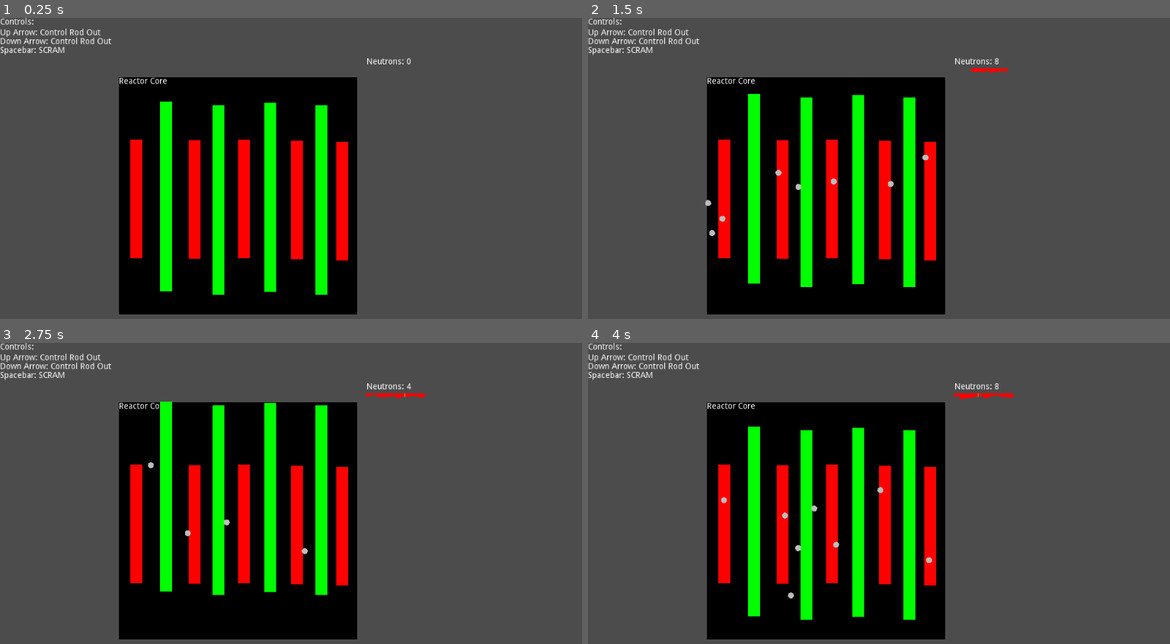
Above: before the commit, frames 1-4 (two rows, left to right).
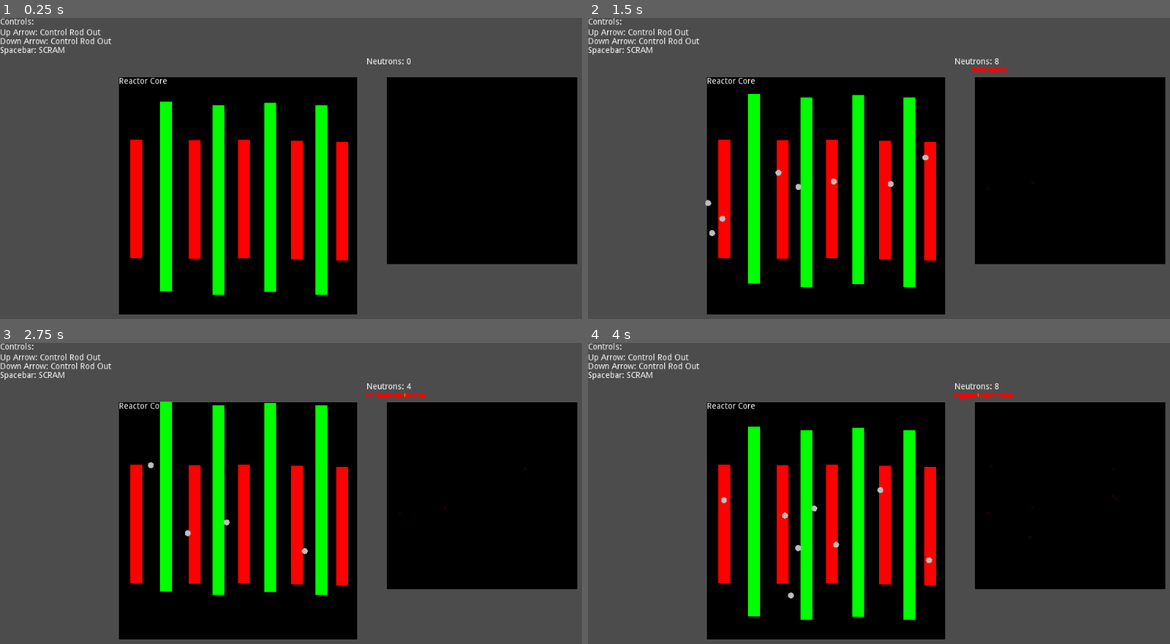
Above: after the commit, the same moments.

Repository: Wavesonics/NuclearReactor
Game: Godot game, scene res://Game.tscn
Two runs of this game, one before a commit and one after it. Both use one fixed random seed, a clock stepped at 60 frames per second and the inputs below.
Inputs:
- Up to frame 1 (0.25 s): no input
- Up to frame 2 (1.5 s): tap Enter at 0.5 s; hold Up (ui_up) 0.53-1.28 s; tap Space at 0.77 s; hold Down (ui_down) from 1.28 s (still down)
- Up to frame 3 (2.75 s): tap Space at 1.52 s; release Down (ui_down) at 2.03 s; hold Up (ui_up) from 2.03 s (still down)
- Up to frame 4 (4 s): tap Space at 3.02, 3.77 s; release Up (ui_up) at 3.53 s; hold Down (ui_down) from 3.53 s (still down)

The runs differ from the first frame. In frame 1, 20% of the frame differs, in the area x 66-100%, y 19-82%; in frame 2, 20%; in frame 3, 20%; in frame 4, 20%.

Commit message:
Very preliminary work on heat

Diff:
--- a/actors/fuel_rod/FuelRod.gd
+++ b/actors/fuel_rod/FuelRod.gd
@@ -5,16 +5,18 @@
 export(NodePath) var collision_shape_path: NodePath
 onready var collision_shape_node := get_node(collision_shape_path) as CollisionShape2D
 
+onready var reactor := get_tree().get_nodes_in_group("reactors")[0] as Reactor
+
 var neutron_field: NeutronField
 
 var rect : Rect2
 
-#const CROSS_SECTION_RELATIVISTIC := 0.99
 const CROSS_SECTION_RELATIVISTIC := 0.975
 const CROSS_SECTION_THERMAL := 0.50
 
 var _time_sinc_last_fission := 0.0
 const SPANTANEUOS_FISION_RATE := 0.5
+
 
 func _ready():
 	var size := collision_shape_node.shape.extents as Vector2
@@ -80,6 +82,7 @@
 
 func fission(fission_position: Vector2):
 	#print("fission!")
+	reactor.add_heat(fission_position)
 
 	spawn_neutron(fission_position)
 	spawn_neutron(fission_position)
--- a/actors/neutron/NeutronField.gd
+++ b/actors/neutron/NeutronField.gd
@@ -12,12 +12,6 @@
 const DRAW_RADIUS := 5
 var draw_color := Color.gray
 
-#const CROSS_SECTION_RELATIVISTIC := 0.99
-const CROSS_SECTION_RELATIVISTIC := 0.975
-const CROSS_SECTION_THERMAL := 0.50
-
-const CONTROL_CROSS_SECTION := 0.50
-
 var reactorShape: Shape2D
 var space_state: Physics2DDirectSpaceState
 
@@ -28,6 +22,7 @@
 	self.reactorShape = self.reactor.collisionShape.shape as Shape2D
 
 	self.space_state = get_world_2d().get_direct_space_state()
+
 
 func num_neutrons() -> int:
 	return neutrons.size()
@@ -50,6 +45,7 @@
 		var pos := neutron[0] as Vector2
 		var vel := neutron[1] as Vector2
 
+		# Update the neutron's position from it's velocity
 		var distanceMoved = vel * delta
 		neutron[0] = pos + distanceMoved
 
--- a/actors/reactor/Reactor.gd
+++ b/actors/reactor/Reactor.gd
@@ -6,5 +6,46 @@
 
 var collisionShape: CollisionShape2D
 
+var heat_grid_draw_pos := Vector2(-100, -100)
+const HEAT_GRID_RESOLUTION = 0.16
+var heat_grid := []
+
 func _ready():
 	self.collisionShape = core_node.get_node("CollisionShape2D") as CollisionShape2D
+	var shape := self.collisionShape.shape as RectangleShape2D
+	var width := shape.extents.x * 2.0
+	var height := shape.extents.y * 2.0
+
+	var yCells := floor(height * HEAT_GRID_RESOLUTION) as int
+	var xCells := floor(width * HEAT_GRID_RESOLUTION) as int
+
+	# Fill the grid with zeros
+	heat_grid.resize(yCells)
+	for iY in range(0, yCells, 1):
+		heat_grid[iY] = []
+		heat_grid[iY].resize(xCells)
+
+		for iX in range(0, xCells, 1):
+			heat_grid[iY][iX] = 0.0
+
+
+func add_heat(global_pos: Vector2, magnitude: float = 1.0):
+	var pos = to_local(global_pos)
+	var gridY = floor(pos.y * HEAT_GRID_RESOLUTION) as int
+	var gridX = floor(pos.x * HEAT_GRID_RESOLUTION) as int
+
+	heat_grid[gridY][gridX] += magnitude
+
+	update()
+
+
+func _draw():
+	for iY in range(0, heat_grid.size(), 1):
+		for iX in range(0, heat_grid[iY].size(), 1):
+			var tempature := heat_grid[iY][iX] as float
+
+			var size := 5.0
+			var rectPos := Vector2(iX * size, iY * size)
+			var rectSize := Vector2(size, size)
+			var rect := Rect2(rectPos - Vector2(-450, -0), rectSize)
+			draw_rect(rect, Color(tempature / 10.0, 0.0, 0.0))
--- a/actors/reactor/Reactor.tscn
+++ b/actors/reactor/Reactor.tscn
@@ -10,6 +10,7 @@
 [node name="Reactor" type="Node2D" groups=[
 "reactors",
 ]]
+z_index = 1
 script = ExtResource( 1 )
 core_path = NodePath("Core")
 
